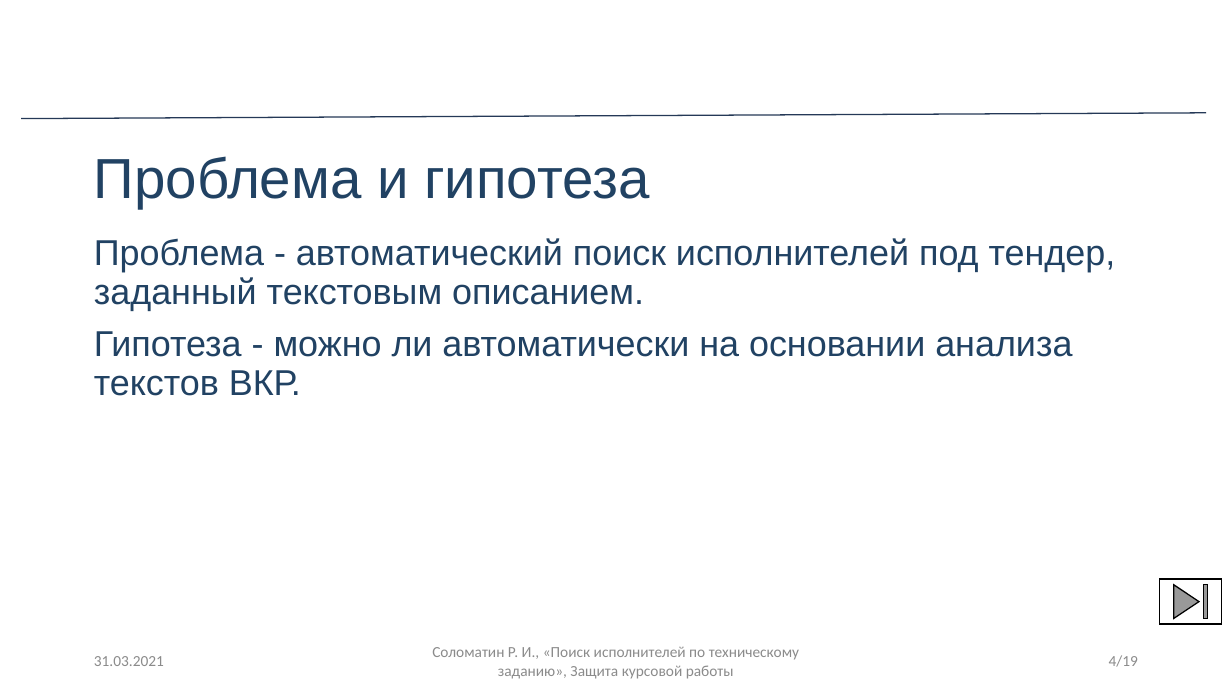
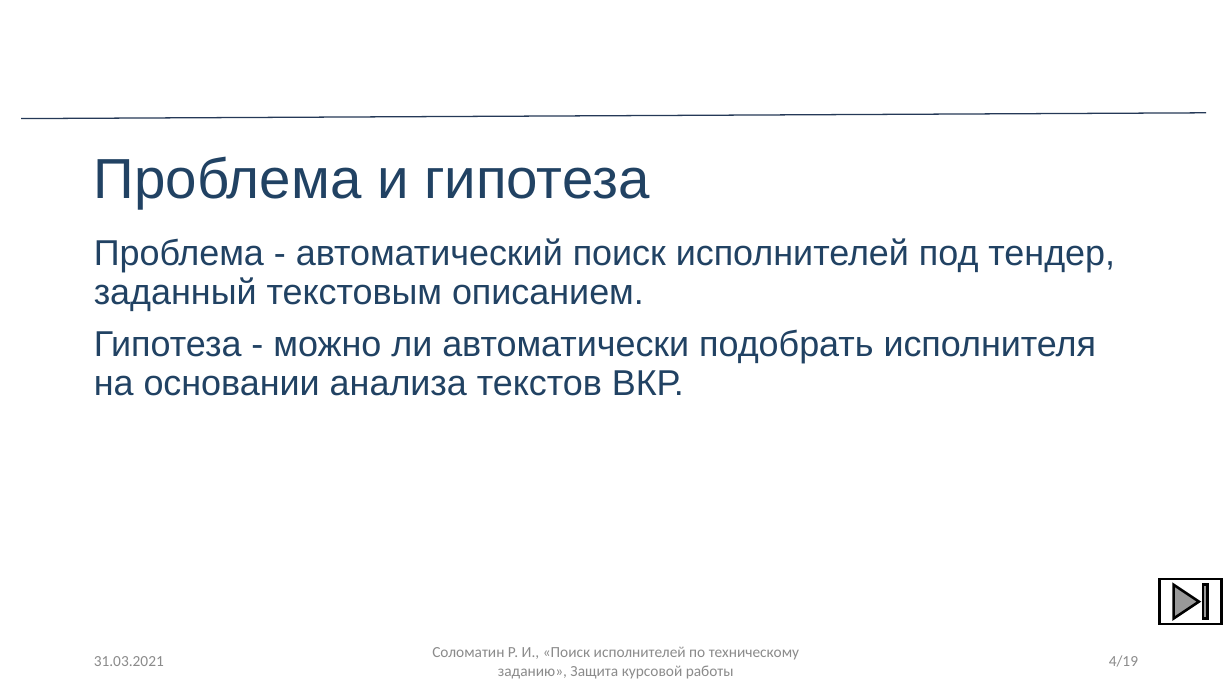
Before and after one commit to Samoed/CourseWork2, a slide deck: slide 4 of docs/Презентация для защиты курсовой работы.pptx. Drawn at 1232x693 pixels with LibreOffice and Linux fonts; fonts in the diff are those of the drawing; background and template pictures are left out. Boxes give left, top, right and bottom in pixels: in the first picture for what was removed or moved away, otherwise in the second. Text is boxed around its words. In the diff, an @@ line names an element or a change of style, - is before the commit and + after.

```diff
--- a/docs/Презентация для защиты курсовой работы.pptx
+++ b/docs/Презентация для защиты курсовой работы.pptx
@@ text at (94,329,1097,396): text changed @@
-Гипотеза - можно ли автоматически на основании анализа текстов ВКР.
+Гипотеза - можно ли автоматически подобрать исполнителя на основании анализа текстов ВКР.
@@ action button end at (1160,579,1222,625): outline #000000 1 pt to #000000 2 pt @@
@@ text "31.03.2021" at (94,656,164,666): text colour #8C8C8C to #8B8B8B @@
@@ page number at (1109,655,1138,666): text colour #8C8C8C to #8B8B8B @@
```
Also in this commit, not shown: 17 other slides changed, 3 other files.
